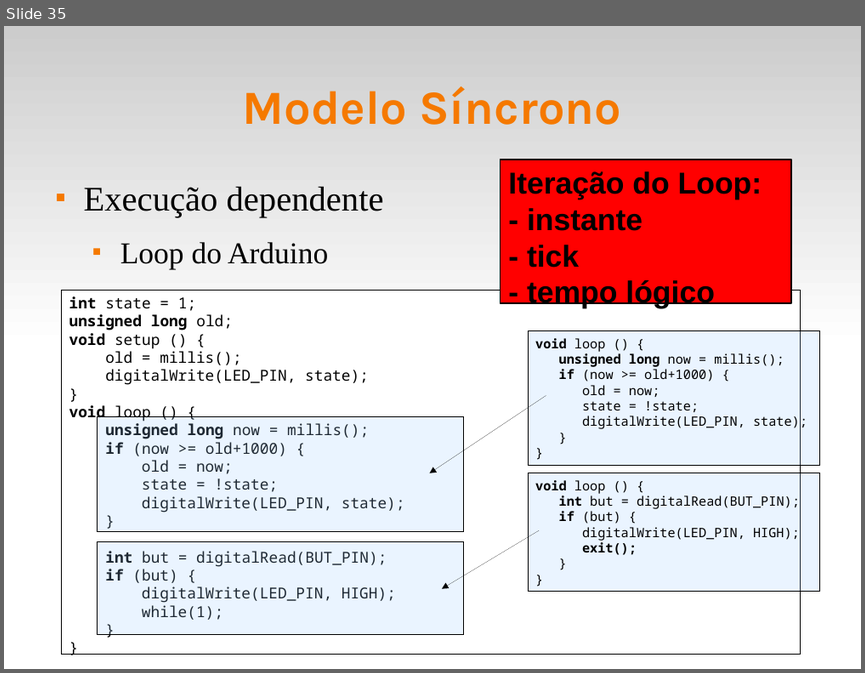
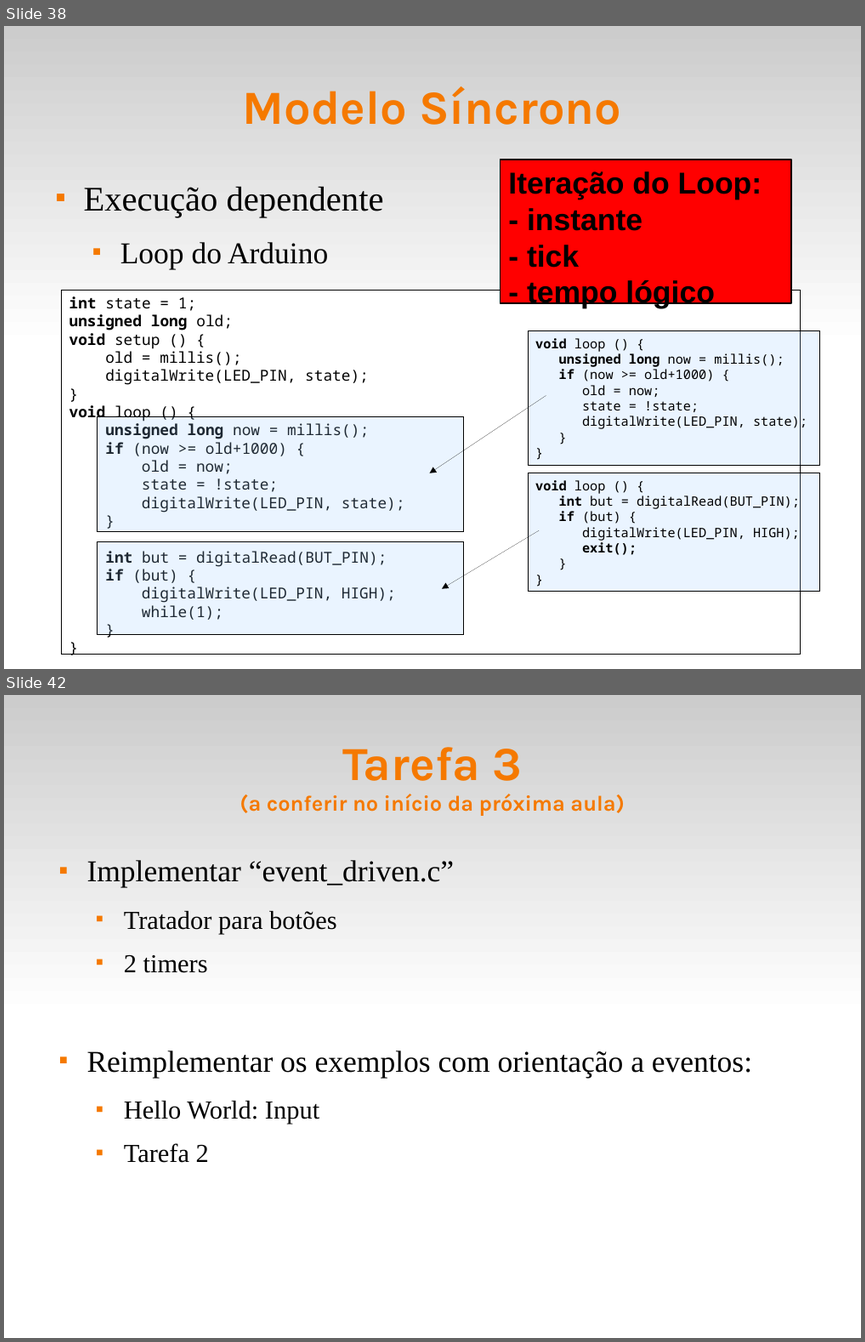
Before and after one commit to fsantanna-uerj/reativos, a slide deck: slides/03_modelos.odp. Shown one above the other, each under a label of ours: slide 35 before the commit, slides 38 and 42 after it; the slides between them are not shown. The pictures are 865x673 and 865x1342 pixels, drawn with LibreOffice and Linux fonts; fonts in the diff are those of the drawing. Boxes give left, top, right and bottom in pixels: in the first picture for what was removed or moved away, otherwise in the second. Text is boxed around its words. In the diff, an @@ line names an element or a change of style, - is before the commit and + after.

Commit message:
(+) Slide "Modelos de Concorrência" (+) Tarefa 3

```diff
--- a/slides/03_modelos.odp
+++ b/slides/03_modelos.odp
@@ slide 42 added at (4,695,861,1338), background #FFFFFF; not listed: 1 template element that a slide beside it also shows @@
@@ title added at (239,747,624,816), 20 pt, text #F57900, bold @@
+Tarefa 3
+(a conferir no início da próxima aula)
@@ text added at (87,860,752,1163), 28 pt, text #000000 @@
+■ Implementar “event_driven.c”
+  ■ Tratador para botões
+  ■ 2 timers
+■ Reimplementar os exemplos com orientação a eventos:
+  ■ Hello World: Input
+  ■ Tarefa 2
@@ what was slide 35 is now slide 38 @@
```
Also in this commit, not shown: 15 slides changed, 8 other slides added, 1 slide removed, 5 other files.
